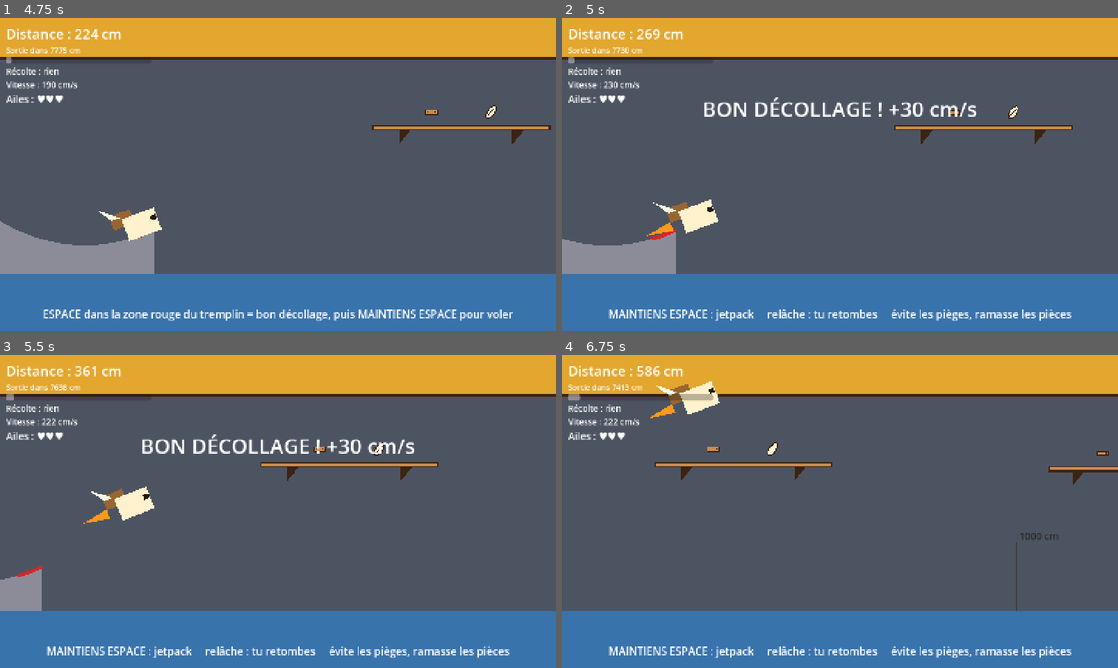
Above: before the commit, frames 1-4 (two rows, left to right).
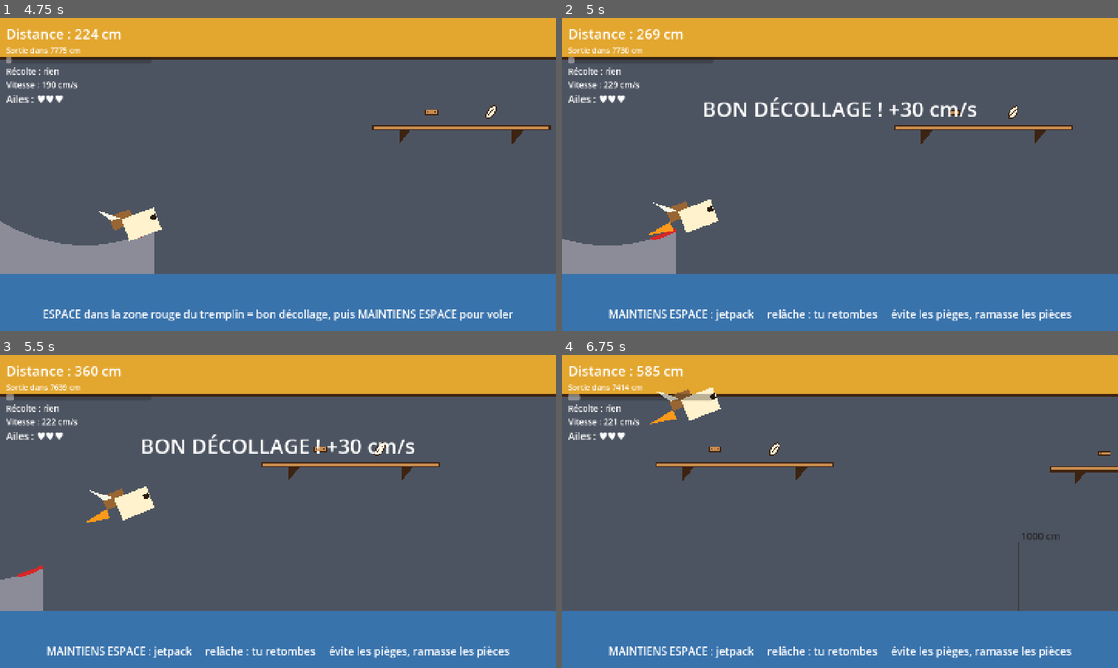
Above: after the commit, the same moments.

Repository: atostivint/LesAilesEtLaCaisse
Game: Godot game, scene res://scenes/atelier.tscn
Two runs of this game, one before a commit and one after it. Both use one fixed random seed, a clock stepped at 60 frames per second and the inputs below.
Inputs (mouse positions are in pixels of both pictures, inside the frame that each line leads up to):
- Up to frame 1 (4.75 s): click "Recommencer à zéro" at 0.5 s; click "Recommencer à zéro" at 1.25 s; click "Recommencer à zéro" at 2 s; click "LANCER LE SAVON !" at 2.75 s; tap Enter (ui_accept) at 3.5, 4.35, 4.52 s; move the mouse to (250, 237) at 3.52 s; hold Enter (ui_accept) 3.53-4.28 s; hold Up (ui_up) from 3.53 s (still down); click (250, 237) at 3.67 s; move the mouse to (444, 221) at 4.27 s
- Up to frame 2 (5 s): keep holding Up (ui_up); tap Enter (ui_accept) at 4.82 s
- Up to frame 3 (5.5 s): move the mouse to (111, 464) at 5.02 s; release Up (ui_up) at 5.03 s; hold Enter (ui_accept) from 5.03 s (still down)
- Up to frame 4 (6.75 s): move the mouse to (867, 511) at 5.77 s; release Enter (ui_accept) at 5.78 s; tap Enter (ui_accept) at 5.85, 6.02, 6.32 s; click (867, 511) at 5.92 s; move the mouse to (756, 433) at 6.52 s; hold Enter (ui_accept) from 6.53 s (still down)

Frame 1 is identical in both runs. In frame 2, less than 0.1% of the frame differs, in the area x 8-87%, y 20-70%; in frame 3, 0.2%; in frame 4, 1.0%, in the area x 9-99%, y 3-82%.

Commit message:
Change soap speed, gravity and thrust

Diff:
--- a/data/tuning.tres
+++ b/data/tuning.tres
@@ -18,4 +18,6 @@
 materials = Array[ExtResource("md")]([ExtResource("m_planche"), ExtResource("m_plume"), ExtResource("m_elastique"), ExtResource("m_etoile")])
 crates = Array[ExtResource("cd")]([ExtResource("c_classique"), ExtResource("c_crayon"), ExtResource("c_baignoire"), ExtResource("c_baguette"), ExtResource("c_poisson")])
 cruise_speed = 18.0
-jet_thrust = 60.0
+speed_ease = 4.0
+jet_gravity = 31.0
+jet_thrust = 75.5
--- a/scenes/atelier.tscn
+++ b/scenes/atelier.tscn
@@ -1,16 +1,16 @@
-[gd_scene format=3]
+[gd_scene format=3 uid="uid://8jsfvk8pa6ry"]
 
-[ext_resource type="Script" path="res://scripts/atelier.gd" id="1_aq6v4"]
+[ext_resource type="Script" uid="uid://dqi2od7qh767l" path="res://scripts/atelier.gd" id="1_aq6v4"]
 [ext_resource type="PackedScene" path="res://scenes/crate_row.tscn" id="2_row"]
+[ext_resource type="Resource" path="res://data/crates/baguette.tres" id="c_baguette"]
+[ext_resource type="Resource" path="res://data/crates/baignoire.tres" id="c_baignoire"]
 [ext_resource type="Resource" path="res://data/crates/classique.tres" id="c_classique"]
 [ext_resource type="Resource" path="res://data/crates/crayon.tres" id="c_crayon"]
-[ext_resource type="Resource" path="res://data/crates/baignoire.tres" id="c_baignoire"]
-[ext_resource type="Resource" path="res://data/crates/baguette.tres" id="c_baguette"]
 [ext_resource type="Resource" path="res://data/crates/poisson.tres" id="c_poisson"]
 
 [node name="Atelier" type="Control" unique_id=133071181]
 layout_mode = 3
-anchors_preset = 0
+anchors_preset = 15
 anchor_right = 1.0
 anchor_bottom = 1.0
 script = ExtResource("1_aq6v4")
@@ -44,23 +44,23 @@
 layout_mode = 2
 theme_override_constants/separation = 2
 
-[node name="Row_classique" parent="Margin/Main/Rows" instance=ExtResource("2_row")]
+[node name="Row_classique" parent="Margin/Main/Rows" unique_id=1983609068 instance=ExtResource("2_row")]
 layout_mode = 2
 crate = ExtResource("c_classique")
 
-[node name="Row_crayon" parent="Margin/Main/Rows" instance=ExtResource("2_row")]
+[node name="Row_crayon" parent="Margin/Main/Rows" unique_id=542431218 instance=ExtResource("2_row")]
 layout_mode = 2
 crate = ExtResource("c_crayon")
 
-[node name="Row_baignoire" parent="Margin/Main/Rows" instance=ExtResource("2_row")]
+[node name="Row_baignoire" parent="Margin/Main/Rows" unique_id=916640391 instance=ExtResource("2_row")]
 layout_mode = 2
 crate = ExtResource("c_baignoire")
 
-[node name="Row_baguette" parent="Margin/Main/Rows" instance=ExtResource("2_row")]
+[node name="Row_baguette" parent="Margin/Main/Rows" unique_id=1876348227 instance=ExtResource("2_row")]
 layout_mode = 2
 crate = ExtResource("c_baguette")
 
-[node name="Row_poisson" parent="Margin/Main/Rows" instance=ExtResource("2_row")]
+[node name="Row_poisson" parent="Margin/Main/Rows" unique_id=890985404 instance=ExtResource("2_row")]
 layout_mode = 2
 crate = ExtResource("c_poisson")
 
--- a/scenes/soap.tscn
+++ b/scenes/soap.tscn
@@ -1,24 +1,24 @@
-[gd_scene format=3]
+[gd_scene format=3 uid="uid://5yrrq8pk76qm"]
 
-[node name="Soap" type="Node2D"]
+[node name="Soap" type="Node2D" unique_id=674192252]
 
-[node name="Crate" type="Polygon2D" parent="."]
+[node name="Crate" type="Polygon2D" parent="." unique_id=1679724855]
 color = Color(0.6, 0.4, 0.2, 1)
 polygon = PackedVector2Array(-46, -30, -10, -30, -10, -6, -46, -6)
 
-[node name="Wing" type="Polygon2D" parent="."]
+[node name="Wing" type="Polygon2D" parent="." unique_id=295543357]
 color = Color(0.97, 0.97, 0.9, 1)
 polygon = PackedVector2Array(-30, -22, -62, -48, -44, -22)
 
-[node name="Body" type="Polygon2D" parent="."]
+[node name="Body" type="Polygon2D" parent="." unique_id=72615770]
 color = Color(1, 0.95, 0.8, 1)
 polygon = PackedVector2Array(-28, -19, 28, -19, 28, 19, -28, 19)
 
-[node name="Nose" type="Polygon2D" parent="."]
+[node name="Nose" type="Polygon2D" parent="." unique_id=1407764311]
 color = Color(0.15, 0.1, 0.05, 1)
 polygon = PackedVector2Array(18, -8, 27, -8, 27, 0, 18, 0)
 
-[node name="Flame" type="Polygon2D" parent="."]
+[node name="Flame" type="Polygon2D" parent="." unique_id=1535915072]
 visible = false
 color = Color(1, 0.6, 0.1, 1)
 polygon = PackedVector2Array(-46, -8, -46, 8, -90, 0)
